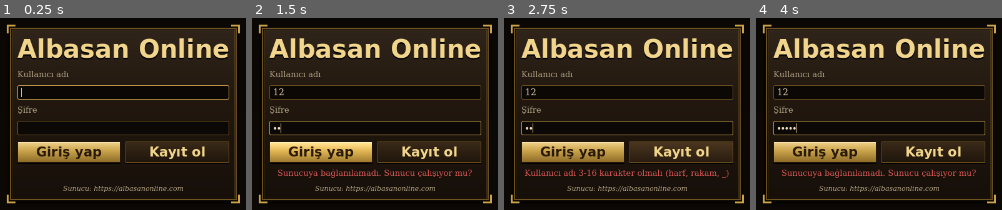
Above: before the commit, frames 1-4 (left to right).
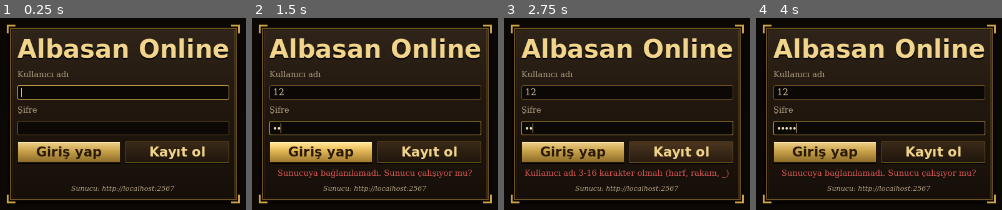
Above: after the commit, the same moments.

Repository: DomMMO/AlbasanOnline
Game: Godot game, scene res://scenes/main.tscn
The game is run twice, just before and just after one commit, with the same random seed, the same clock (stepped at 60 frames per second) and the same inputs.
Inputs (mouse positions are in pixels of both pictures, inside the frame that each line leads up to):
- Up to frame 1 (0.25 s): no input
- Up to frame 2 (1.5 s): click (375, 92) at 0.52 s; type "12" at 0.6 s; click (375, 127) at 0.75 s; type "12" at 0.83 s; click "Giriş yap" at 1.25 s
- Up to frame 3 (2.75 s): click "Kayıt ol" at 2 s
- Up to frame 4 (4 s): tap Enter (chat) at 2.75 s; move the mouse to (outside the picture) at 2.77 s; hold D (move_right) 2.78-3.5 s; tap F (attack) at 2.85 s; click (outside the picture) at 2.92 s; tap Space at 3.5 s; drag from (outside the picture) to (839, 204) at 3.52 s

The runs differ from the first frame. In frame 1, 0.8% of the frame differs, in the area x 25-75%, y 87-91%; in frame 2, 0.8%; in frame 3, 0.8%; in frame 4, 0.8%.

Commit message:
Use the local server from the Godot editor; deploy only main
Running from the editor now defaults to http://localhost:2567 so local testing
doesn't touch the live server; exported builds still use albasanonline.com and
the web build still follows the page origin. --server= and settings.cfg keep
overriding both.

The deploy workflow's manual trigger could run on any branch and ship it; the
job now only runs for main.

Co-Authored-By: Claude Opus 5.5 <noreply@anthropic.com>

Diff:
--- a/yeni-oyun-projesi/scripts/autoload/net.gd
+++ b/yeni-oyun-projesi/scripts/autoload/net.gd
@@ -3,13 +3,15 @@
 ## Server access (autoload "Net"): the REST API for accounts and characters (client/src/net/api.ts)
 ## and joining zone rooms.
 ##
-## The server address: "--server=http://localhost:2567" on the command line (or
-## user://settings.cfg [net] server=...), otherwise the live server.
+## The server address: "--server=..." on the command line (or user://settings.cfg
+## [net] server=...), otherwise the local dev server when run from the editor and the
+## live server in exported builds.
 
 const DEFAULT_SERVER := "https://albasanonline.com"
+const LOCAL_SERVER := "http://localhost:2567"
 const SESSION_FILE := "user://session.cfg"
 
-var server := DEFAULT_SERVER
+var server := LOCAL_SERVER if OS.has_feature("editor") else DEFAULT_SERVER
 var token := ""
 
 
Not shown, changed: .github/workflows/deploy.yml
Not shown, changed: yeni-oyun-projesi/README.md
